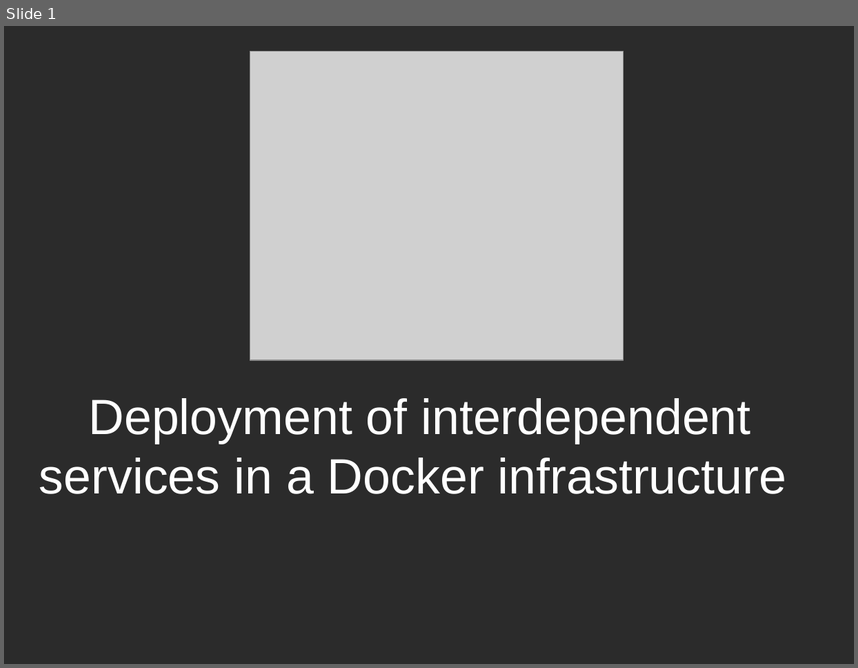
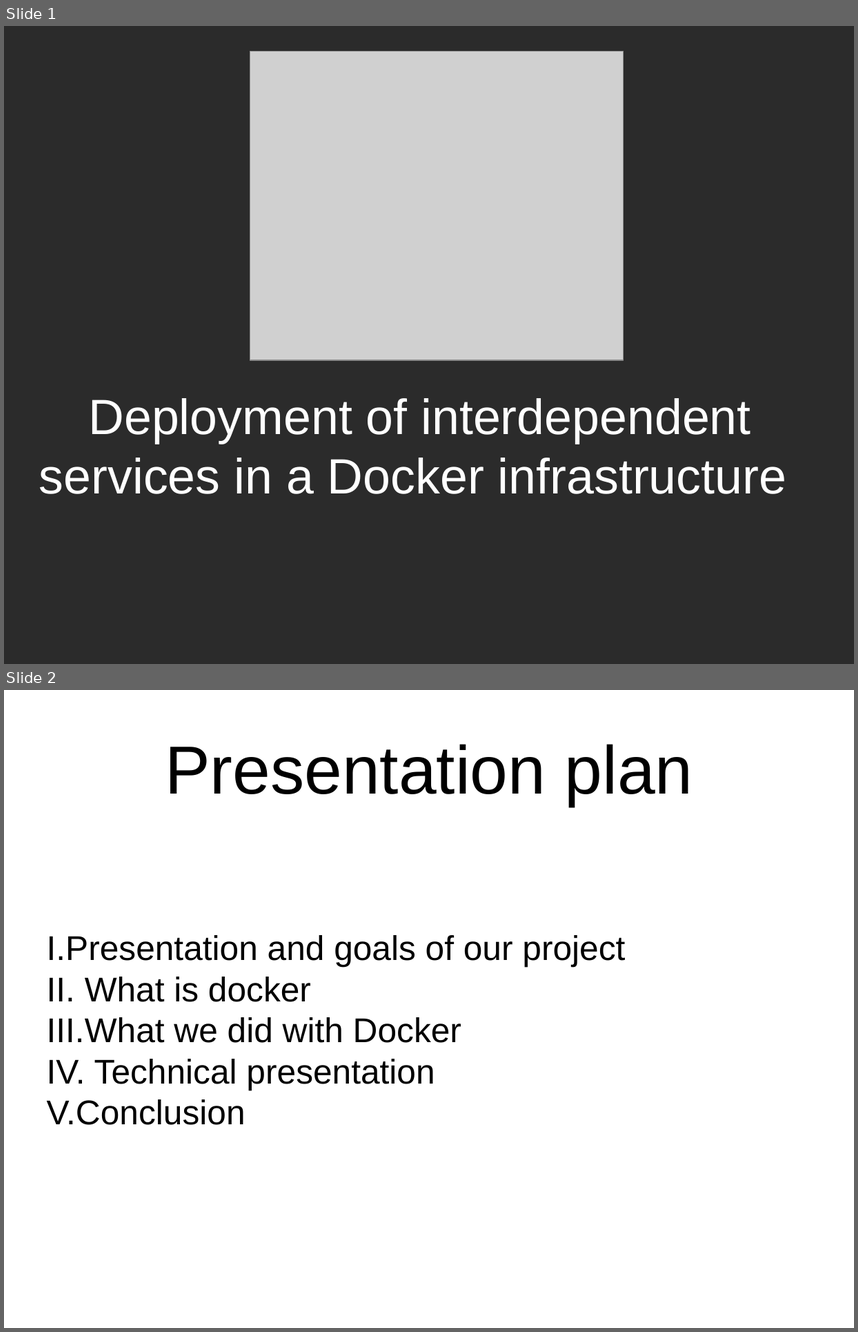
Before and after one commit to CPTmath67/anglais, a slide deck: presentation.odp. Shown one above the other, each under a label of ours: slide 1 before the commit, slides 1 and 2 after it. The pictures are 858x668 and 858x1332 pixels, drawn with LibreOffice and Linux fonts; fonts in the diff are those of the drawing; grey boxes stand for pictures; background and template pictures are left out; a plain dark background stands for a picture behind light text. Boxes give left, top, right and bottom in pixels: in the first picture for what was removed or moved away, otherwise in the second. Text is boxed around its words. In the diff, an @@ line names an element or a change of style, - is before the commit and + after.

```diff
--- a/presentation.odp
+++ b/presentation.odp
@@ slide 2 added at [4,690,854,1328], background picture (left out) @@
@@ title added at [165,744,693,807], 63.4 pt, text #000000 @@
+Presentation plan
@@ subtitle added at [47,935,625,1125], 32 pt, text #000000 @@
+I. Presentation and goals of our project
+II. What is docker
+III. What we did with Docker
+IV. Technical presentation
+V. Conclusion
```
Also in this commit, not shown: 4 other slides added, 1 other file.
